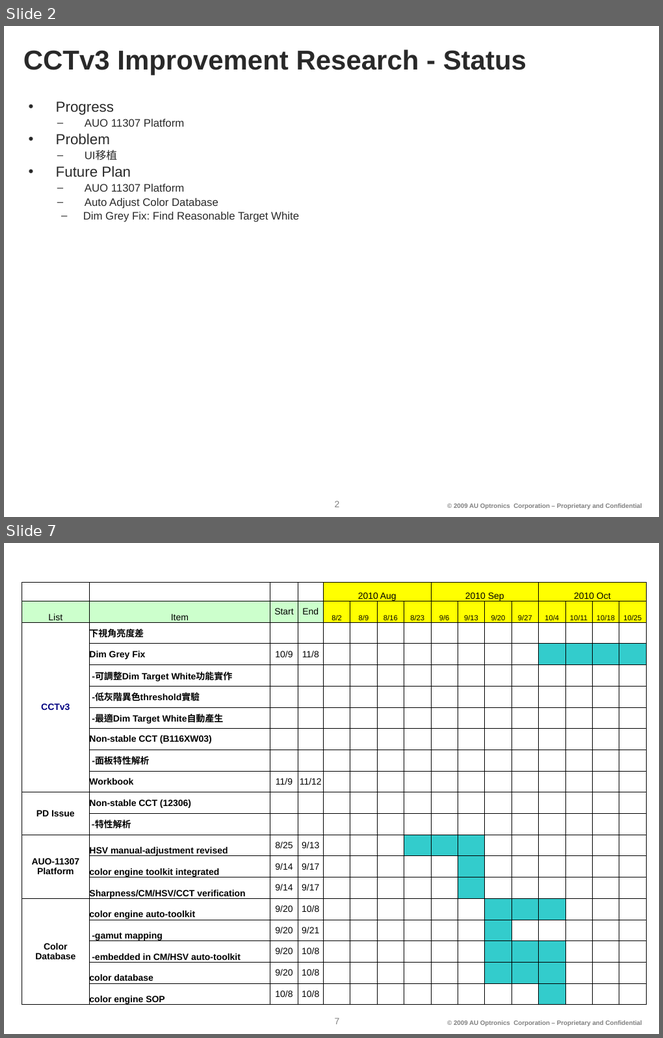
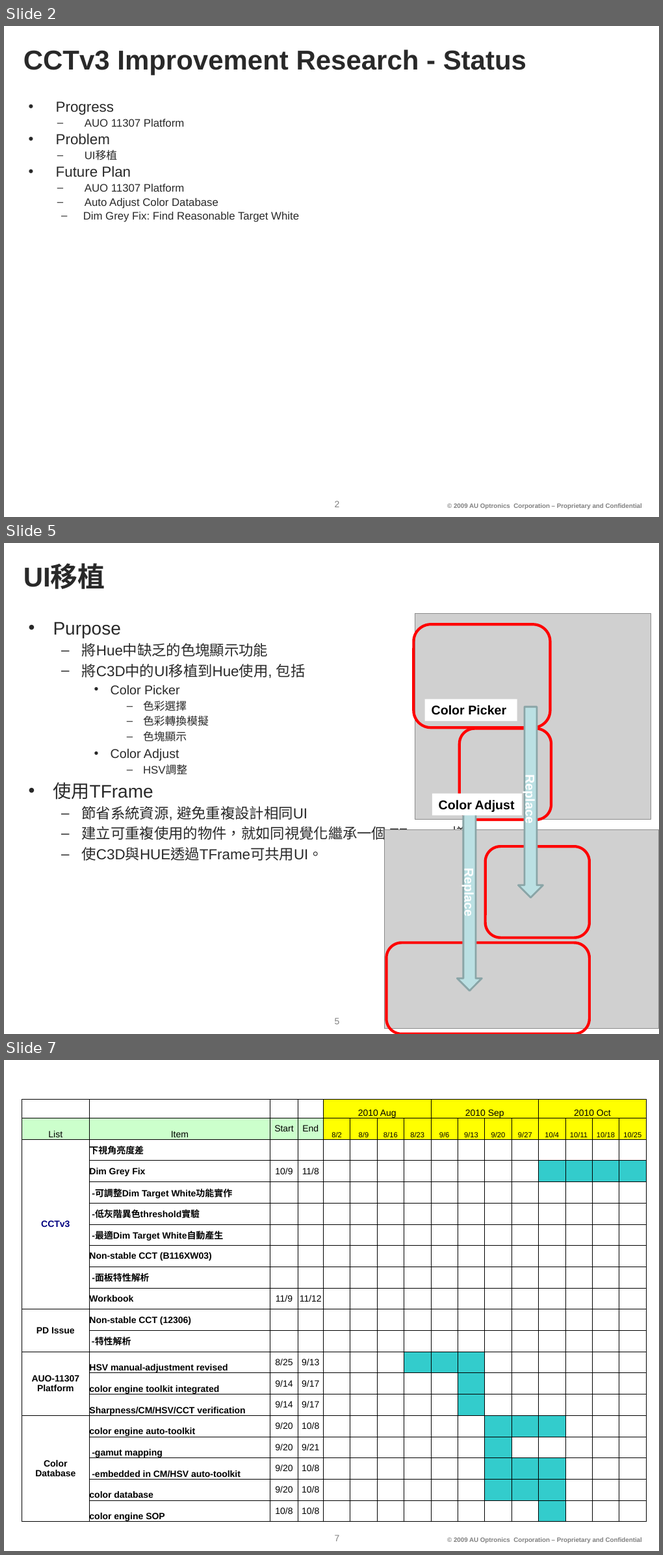
Before and after one commit to sky4s/mygoodjob, a slide deck: my doc/files/ppt/2010-09-30_WeeklyReport.pptx. Shown one above the other, each under a label of ours: slides 2 and 7 before the commit, slides 2, 5 and 7 after it; the slides between them are not shown. The pictures are 663x1038 and 663x1555 pixels, drawn with LibreOffice and Linux fonts; fonts in the diff are those of the drawing; grey boxes stand for pictures; background and template pictures are left out. Boxes give left, top, right and bottom in pixels: in the first picture for what was removed or moved away, otherwise in the second. Text is boxed around its words. In the diff, an @@ line names an element or a change of style, - is before the commit and + after.

```diff
--- a/my doc/files/ppt/2010-09-30_WeeklyReport.pptx
+++ b/my doc/files/ppt/2010-09-30_WeeklyReport.pptx
@@ slide 5 added at [4, 543, 659, 1034], background #FFFFFF; not listed: 2 template elements that a slide beside it also shows @@
@@ title added at [24, 565, 105, 589], 30 pt, text #292929, bold @@
+  UI移植
@@ picture added at [415, 613, 651, 819] @@
@@ text added at [53, 622, 480, 861], 16 pt, text #292929 @@
+• Purpose
+  – 將Hue中缺乏的色塊顯示功能
+  – 將C3D中的UI移植到Hue使用, 包括
+    • Color Picker
+      – 色彩選擇
+      – 色彩轉換模擬
+      – 色塊顯示
+    • Color Adjust
+      – HSV調整
+• 使用TFrame
+  – 節省系統資源, 避免重複設計相同UI
+  – 建立可重複使用的物件，就如同視覺化繼承一個 TForm 一樣。
+  – 使C3D與HUE透過TFrame可共用UI。
@@ rounded rectangle added at [414, 624, 550, 728], outline #FF0000 3 pt @@
@@ rectangle added at [425, 699, 518, 721], fill #FFFFFF, 14 pt, text #000000, bold @@
+Color Picker
@@ right arrow added at [518, 707, 543, 898], fill #BBE0E3, outline #8AA6A8 2 pt, 14 pt, text #FFFFFF, bold @@
+Replace
@@ rounded rectangle added at [460, 728, 551, 819], outline #FF0000 3 pt @@
@@ rectangle added at [432, 793, 522, 815], fill #FFFFFF, 14 pt, text #000000, bold @@
+Color Adjust
@@ right arrow added at [457, 800, 482, 991], fill #BBE0E3, outline #8AA6A8 2 pt, 14 pt, text #FFFFFF, bold @@
+Replace
@@ picture added at [385, 830, 659, 1029] @@
@@ rounded rectangle added at [486, 847, 590, 938], outline #FF0000 3 pt @@
@@ rounded rectangle added at [387, 943, 590, 1034], outline #FF0000 3 pt @@
```
Also in this commit, not shown: 3 slides changed, 1 slide removed.
